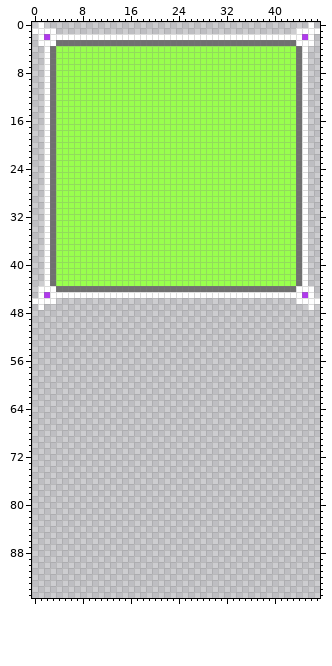
Sprite sheet, stored at img/dialogbox.png. The picture above was drawn from the file before the commit.
The file is 48x96 pixels. The old version is drawn lined up with the new one.
Now the later version:
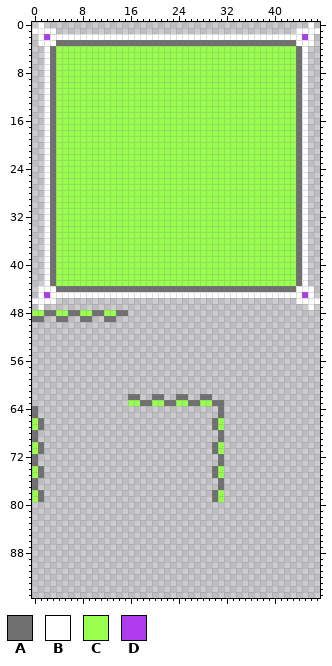
Palette (. is transparent): A #707070  B #ffffff  C #99ff4e  D #b03aed
Message: adde rip
Difference:
{"change": "drawings rearranged on the sheet (the old picture shows each at its new place; 2 dropped ones are not shown)"}
{"y":48,"x":0,"old":"................","new":"CCAACCAACCAACCAA"}
{"y":49,"x":0,"old":"..","new":"AA"}
{"y":49,"x":4,"old":"..","new":"AA"}
{"y":49,"x":8,"old":"..","new":"AA"}
{"y":49,"x":12,"old":"..","new":"AA"}
{"y":62,"x":16,"old":"..","new":"AA"}
{"y":62,"x":20,"old":"..","new":"AA"}
{"y":62,"x":24,"old":"..","new":"AA"}
{"y":62,"x":28,"old":"..","new":"AA"}
{"y":63,"x":16,"old":"................","new":"CCAACCAACCAACCAA"}
{"y":64,"x":0,"old":".","new":"A"}
{"y":64,"x":31,"old":".","new":"A"}
{"y":65,"x":0,"old":".","new":"A"}
{"y":65,"x":31,"old":".","new":"A"}
{"y":66,"x":0,"old":"..","new":"CA"}
{"y":66,"x":30,"old":"..","new":"AC"}
{"y":67,"x":0,"old":"..","new":"CA"}
{"y":67,"x":30,"old":"..","new":"AC"}
{"y":68,"x":0,"old":".","new":"A"}
{"y":68,"x":31,"old":".","new":"A"}
{"y":69,"x":0,"old":".","new":"A"}
{"y":69,"x":31,"old":".","new":"A"}
{"y":70,"x":0,"old":"..","new":"CA"}
{"y":70,"x":30,"old":"..","new":"AC"}
{"y":71,"x":0,"old":"..","new":"CA"}
{"y":71,"x":30,"old":"..","new":"AC"}
{"y":72,"x":0,"old":".","new":"A"}
{"y":72,"x":31,"old":".","new":"A"}
{"y":73,"x":0,"old":".","new":"A"}
{"y":73,"x":31,"old":".","new":"A"}
{"y":74,"x":0,"old":"..","new":"CA"}
{"y":74,"x":30,"old":"..","new":"AC"}
{"y":75,"x":0,"old":"..","new":"CA"}
{"y":75,"x":30,"old":"..","new":"AC"}
{"y":76,"x":0,"old":".","new":"A"}
{"y":76,"x":31,"old":".","new":"A"}
{"y":77,"x":0,"old":".","new":"A"}
{"y":77,"x":31,"old":".","new":"A"}
{"y":78,"x":0,"old":"..","new":"CA"}
{"y":78,"x":30,"old":"..","new":"AC"}
{"y":79,"x":0,"old":"..","new":"CA"}
{"y":79,"x":30,"old":"..","new":"AC"}
{"label":"added","picture_box":[32,310,128,322]}
{"label":"added","picture_box":[128,394,224,502]}
{"label":"added","picture_box":[32,406,44,502]}
